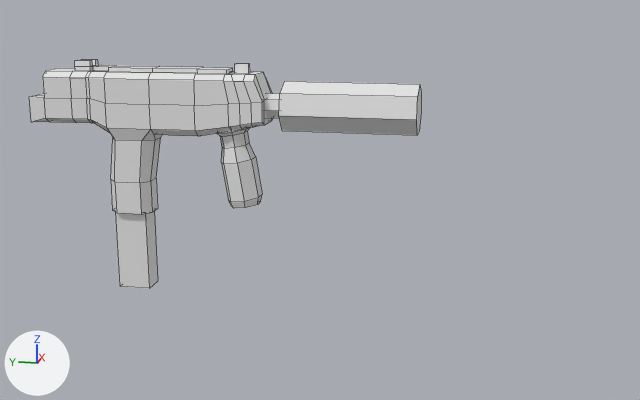
The Blender file models/weapons/smg.blend: old version first, new version second.
Both versions are drawn from a camera (50 mm lens) standing at (-1.027, -0.398, 0.224) and looking at (0.006, -0.192, -0.034). Lighting does not change. The marker at lower left points along +X, +Y and +Z. Mesh edges are drawn as thin lines.

In view in the first picture: 'smg'.
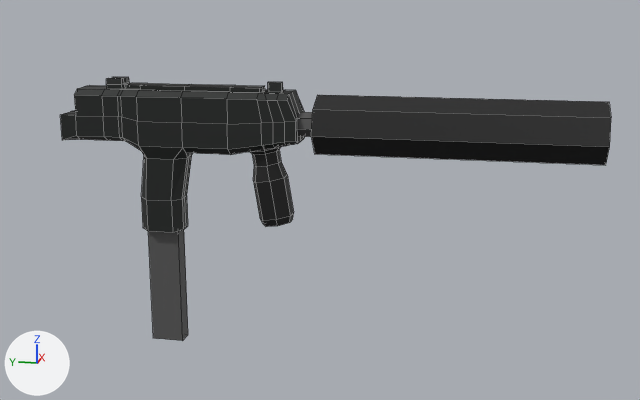
Pixel boxes (x1, y1, x2, y2) of what changed, in the pictures (640 x 400 px; the box of a moved part takes in the faces that stretch with it):
'smg', reshaped, rescaled (40% wider, 15% taller): before (29, 59, 421, 288); after (60, 77, 611, 341)
part 1 of me_cube_001, added: after (298, 112, 313, 137)
part 2 of me_cube_001, added (black): after (311, 95, 611, 165)
part 3 of me_cube_001, moved or reshaped: before (217, 128, 262, 208); after (250, 147, 294, 227)
part 4 of me_cube_001, added: after (148, 230, 188, 341)
part 5 of me_cube_001, added (black): after (60, 77, 304, 232)
part 6 of me_cube_001, deleted: before (265, 93, 280, 118)
part 7 of me_cube_001, deleted: before (279, 81, 421, 135)
part 8 of me_cube_001, deleted: before (116, 211, 158, 288)
part 9 of me_cube_001, deleted: before (29, 59, 273, 214)

What changed in the scene script:
```text
Add img_texture_smg:
    img_texture_smg = load_image('texture_smg', 'textures/texture_smg.png', 512, 512, 'sRGB')
Add mat_smg_material:
    mat_smg_material = principled_material('smg_material')
    mat_smg_material.texture = img_texture_smg
Change me_cube_001:
    used by ob_smg; location = (0.0, 0.0, 0.0); scale = (0.167, 0.167, 0.167)
    remove me_cube_001.from_pydata(...)  # 279 vertices, 256 faces; spans x -0.18..0.18, y -1.86..1.0, z -0.94..0.78
    add me_cube_001.from_pydata(...)  # 317 vertices, 294 faces; spans x -0.04..0.04, y -0.52..0.13, z -0.23..0.11
    me_cube_001 part 1: a new loose piece, a 7-sided cylinder along y spanning x -0.015..0.015, y -0.19..-0.155, z 0.045..0.074, in mat_smg_material (picture img_texture_smg)
    me_cube_001 part 2: a new loose piece, a 7-sided cylinder along y spanning x -0.035..0.035, y -0.52..-0.19, z 0.027..0.095, in mat_smg_material (picture img_texture_smg)
    me_cube_001 part 3: the loose piece of 49 vertices spanning x -0.13..0.13, y -0.71..-0.36, z -0.28..0.45 is scaled about its middle by 0.167, then moved by (0.0, 0.41, -0.09), in mat_smg_material (picture img_texture_smg)
    me_cube_001 part 4: a new loose piece, a box spanning x -0.01..0.01, y -0.014..0.026, z -0.226..0.054, in mat_smg_material (picture img_texture_smg)
    me_cube_001 part 5: a new loose piece of 232 vertices spanning x -0.03..0.03, y -0.17..0.13, z -0.08..0.11, in mat_smg_material (picture img_texture_smg)
    me_cube_001 part 6: the loose piece of 14 vertices spanning x -0.09..0.09, y -0.99..-0.69, z 0.4..0.57 is deleted
    me_cube_001 part 7: the loose piece of 14 vertices spanning x -0.18..0.18, y -1.86..-0.9, z 0.32..0.66 is deleted
    me_cube_001 part 8: the loose piece of 8 vertices spanning x -0.09..0.09, y 0.16..0.4, z -0.94..-0.34 is deleted
    me_cube_001 part 9
    194 vertices are removed from x -0.16..0.16, y -0.78..1.0, z -0.34..0.78
    188 faces are deleted
    add me_cube_001.materials.append(mat_smg_material)  # picture img_texture_smg
Change ob_smg:
    ob_smg.scale: (0.167, 0.167, 0.167) -> (1.0, 1.0, 1.0)
```
